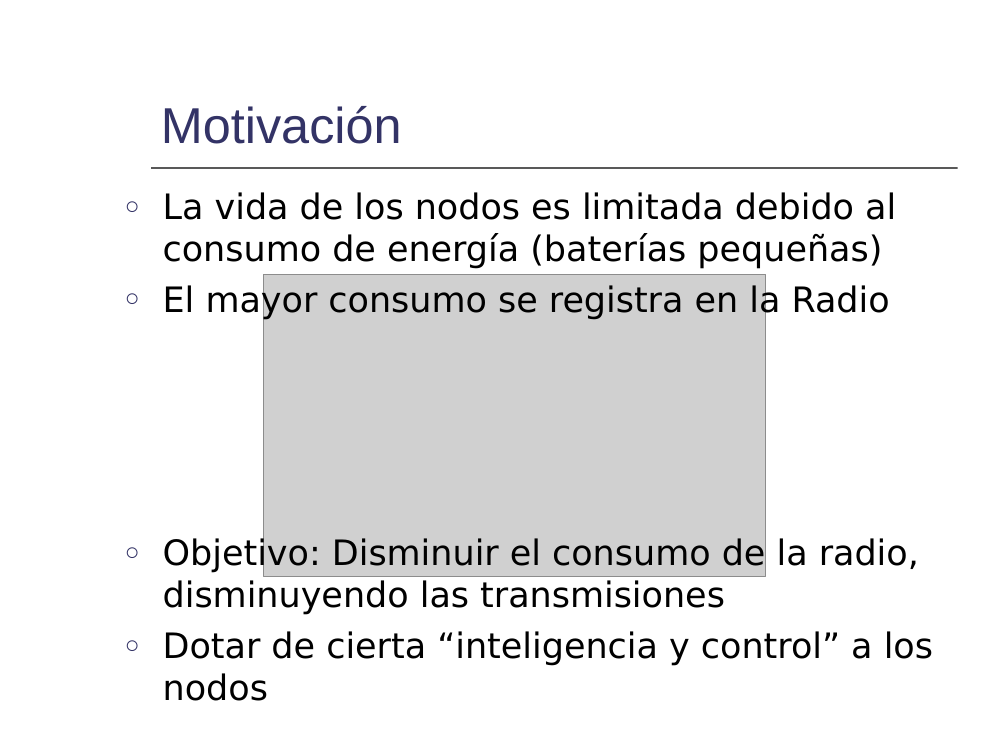
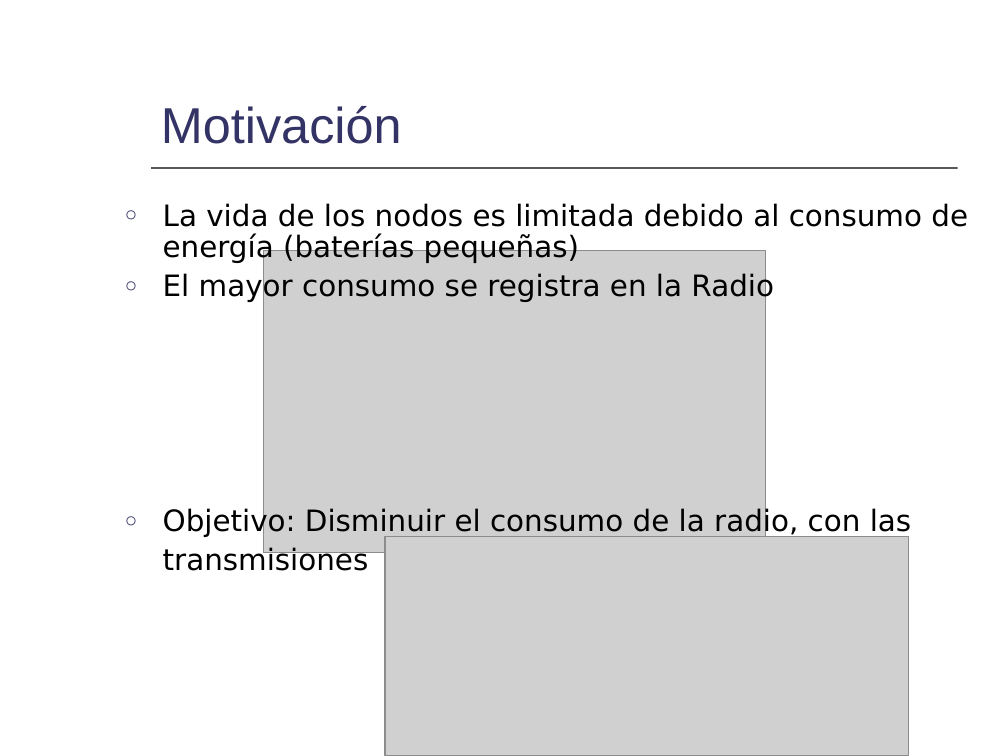
Before and after one commit to mmja/redsensores, a slide deck: slide 4 of Memoria/Consumo.ppt (slide 3 before the commit). Drawn at 1008x756 pixels with LibreOffice and Linux fonts; fonts in the diff are those of the drawing; grey boxes stand for pictures. Boxes give left, top, right and bottom in pixels: in the first picture for what was removed or moved away, otherwise in the second. Text is boxed around its words. In the diff, an @@ line names an element or a change of style, - is before the commit and + after.

```diff
--- a/Memoria/Consumo.ppt
+++ b/Memoria/Consumo.ppt
@@ text "La vida de los nodos ...": place and size @@
-text "La vida de los nodos ..." at (163,192,933,701)
+text "La vida de los nodos ..." at (163,203,968,571)
@@ text at (163,203,968,303): size 25 to 21 pt in "La vida de los nodos es limitada ...", "El mayor consumo se registra en la ..."; line spacing 1 to 0.9; less space between paragraphs @@
@@ picture: place and size @@
-picture at (263,274,766,577)
+picture at (263,250,766,552)
@@ text at (163,507,911,571): text changed; size 25 to 21 pt @@
-○ Objetivo: Disminuir el consumo de la radio, disminuyendo las transmisiones
-○ Dotar de cierta “inteligencia y control” a los nodos
+○ Objetivo: Disminuir el consumo de la radio, con las
+transmisiones
@@ picture added at (385,537,909,756) @@
```
Also in this commit, not shown: 5 other slides changed, 6 slides added, 4 slides removed.
